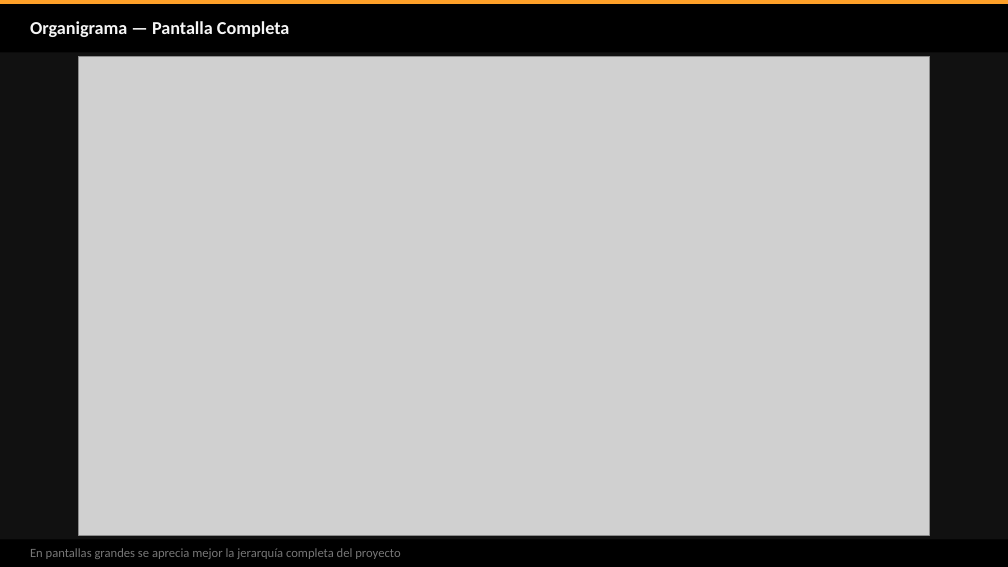
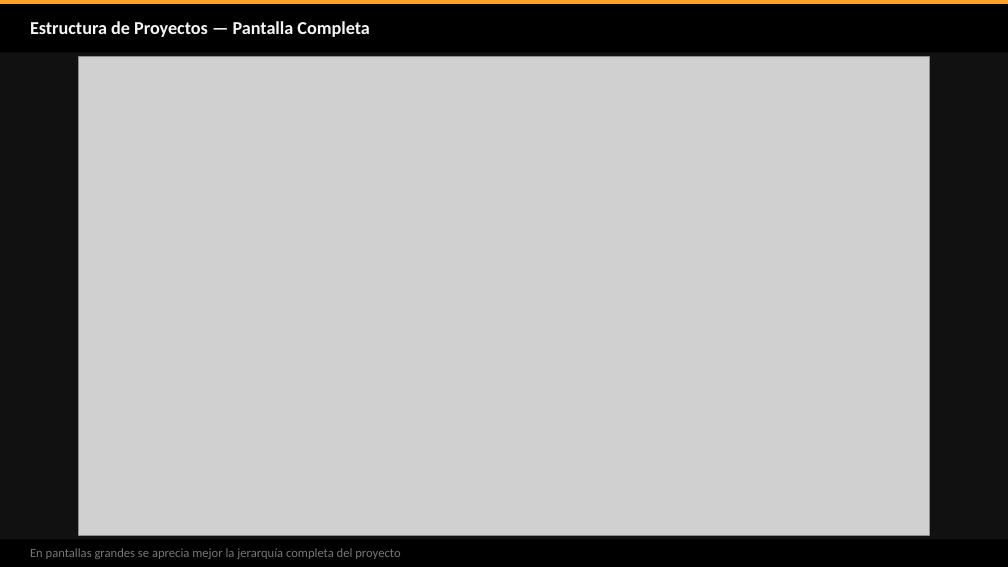
Before and after one commit to ehchavezm-hub/10-cronograma, a slide deck: slide 31 of docs/ECM_Project_Guia_de_Uso.pptx. Drawn at 1008x567 pixels with LibreOffice and Linux fonts; fonts in the diff are those of the drawing; grey boxes stand for pictures. Boxes give left, top, right and bottom in pixels: in the first picture for what was removed or moved away, otherwise in the second. Text is boxed around its words. In the diff, an @@ line names an element or a change of style, - is before the commit and + after.

```diff
--- a/docs/ECM_Project_Guia_de_Uso.pptx
+++ b/docs/ECM_Project_Guia_de_Uso.pptx
@@ text at (30, 21, 369, 37): text changed @@
-Organigrama — Pantalla Completa
+Estructura de Proyectos — Pantalla Completa
```
Also in this commit, not shown: 6 other slides changed.
